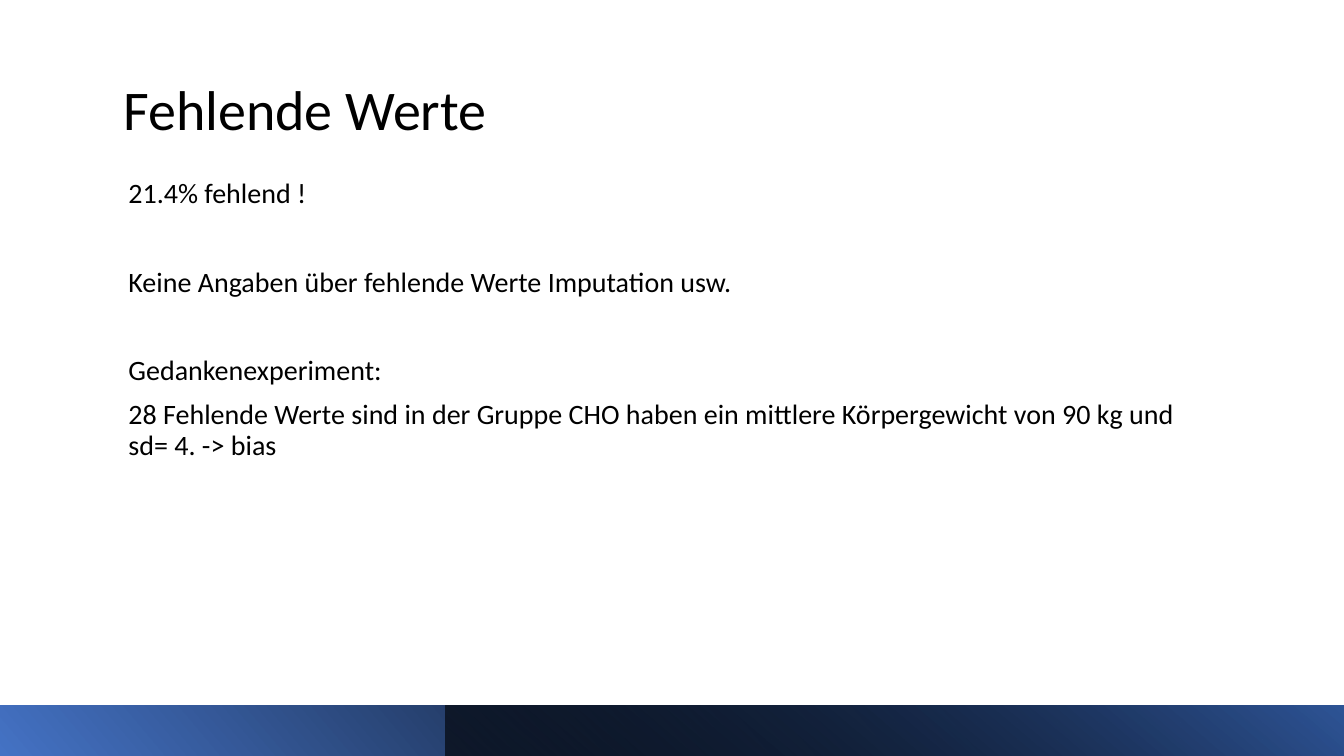
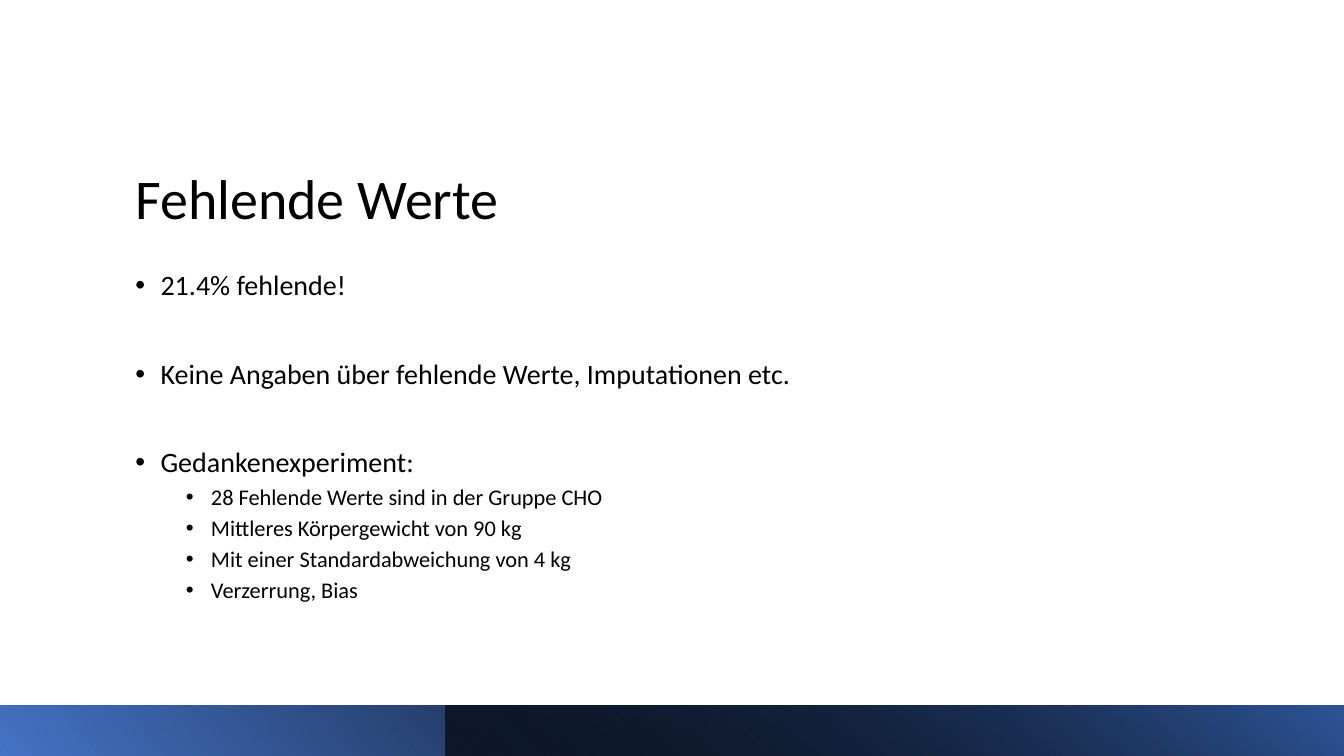
Before and after one commit to buehlpa/ChocolateMilkStudy, a slide deck: slide 15 of pp.pptx. Drawn at 1344x756 pixels with LibreOffice and Linux fonts; fonts in the diff are those of the drawing. Boxes give left, top, right and bottom in pixels: in the first picture for what was removed or moved away, otherwise in the second. Text is boxed around its words. In the diff, an @@ line names an element or a change of style, - is before the commit and + after.

```diff
--- a/pp.pptx
+++ b/pp.pptx
@@ title "Fehlende Werte": place and size @@
-title "Fehlende Werte" at (123,91,486,131)
+title "Fehlende Werte" at (135,180,498,220)
@@ text "21.4% fehlende!": place and size @@
-text "21.4% fehlende!" at (128,183,1173,456)
+text "21.4% fehlende!" at (161,275,790,602)
@@ text at (161,275,790,389): text changed @@
-21.4% fehlend !
-Keine Angaben über fehlende Werte Imputation usw.
+• 21.4% fehlende!
+• Keine Angaben über fehlende Werte, Imputationen etc.
@@ text at (161,452,414,477): bullet none to • @@
@@ text at (211,489,603,602): text changed; size 20 to 16 pt @@
-28 Fehlende Werte sind in der Gruppe CHO haben ein mittlere Körpergewicht von 90 kg und sd= 4. -> bias
+  • 28 Fehlende Werte sind in der Gruppe CHO
+  • Mittleres Körpergewicht von 90 kg
+  • Mit einer Standardabweichung von 4 kg
+  • Verzerrung, Bias
```
Also in this commit, not shown: 8 other slides changed.
